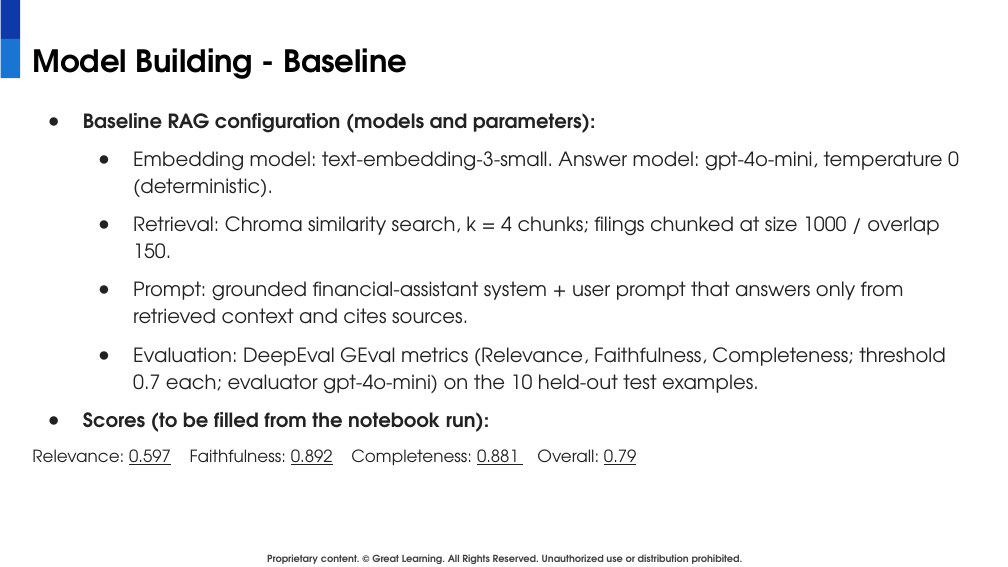
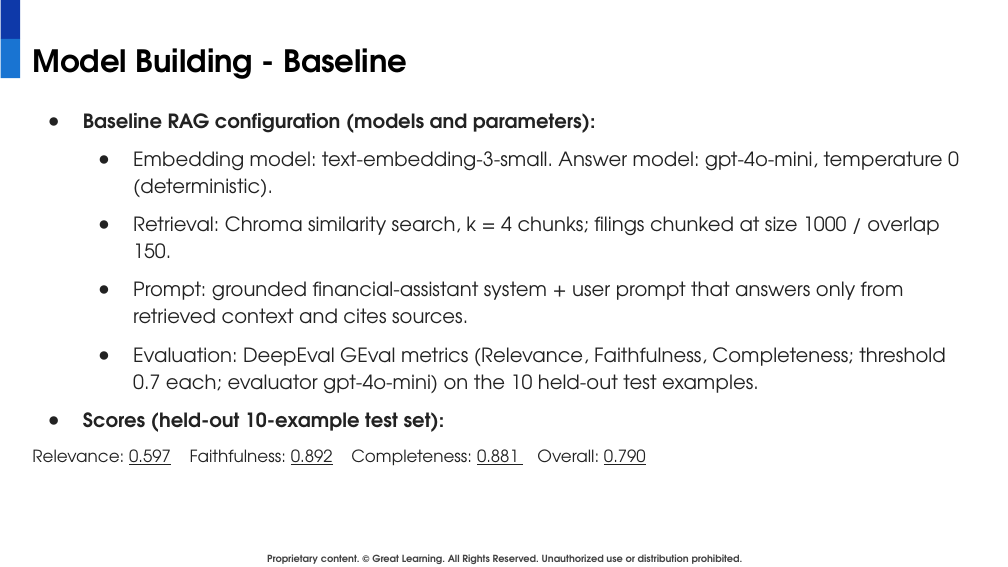
Before and after one commit to madhuri79/globaledge, a slide deck: slide 13 of GlobalEdge_RAG_Business_Presentation-Final.pptx. Drawn at 1008x567 pixels with LibreOffice and Linux fonts; fonts in the diff are those of the drawing; background and template pictures are left out. Boxes give left, top, right and bottom in pixels: in the first picture for what was removed or moved away, otherwise in the second. Text is boxed around its words. In the diff, an @@ line names an element or a change of style, - is before the commit and + after.

```diff
--- a/GlobalEdge_RAG_Business_Presentation-Final.pptx
+++ b/GlobalEdge_RAG_Business_Presentation-Final.pptx
@@ text at (32,412,646,466): text changed @@
-● Scores (to be filled from the notebook run):
-Relevance: 0.597 Faithfulness: 0.892 Completeness: 0.881 Overall: 0.79
+● Scores (held-out 10-example test set):
+Relevance: 0.597 Faithfulness: 0.892 Completeness: 0.881 Overall: 0.790
```
Also in this commit, not shown: 8 other slides changed.
